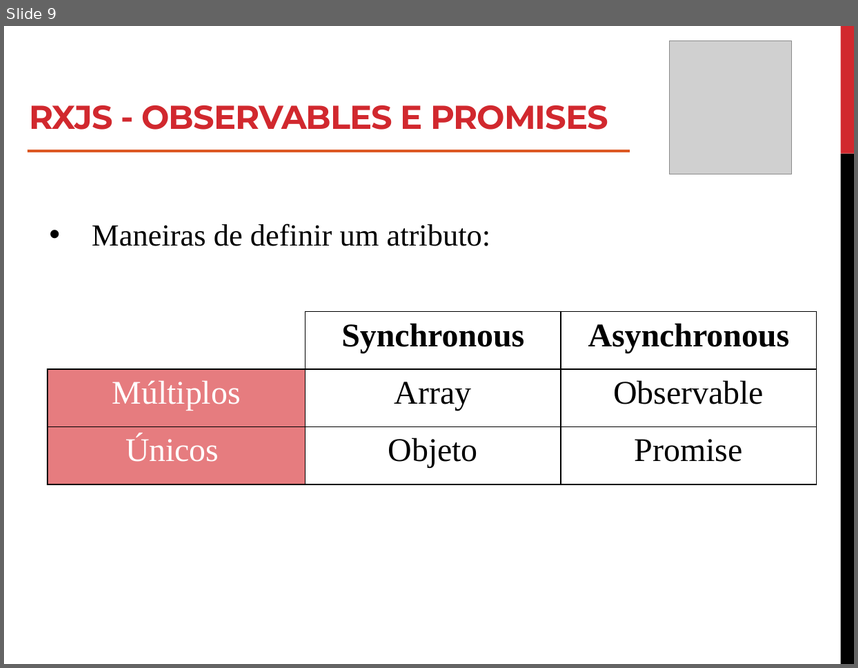
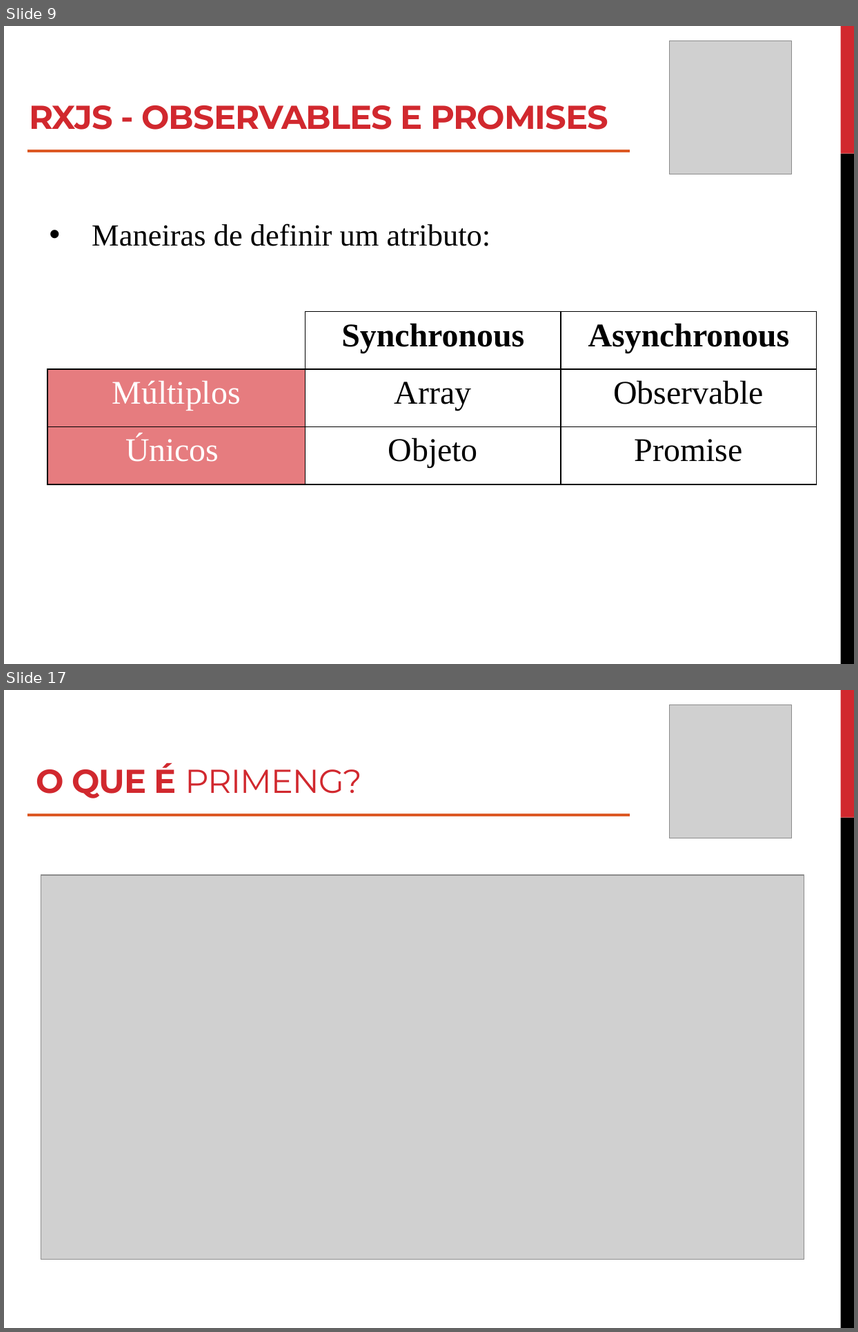
Before and after one commit to roney-amorim/angular-project, a slide deck: Apresentação/Módulo 2/Modulo 2.pptx. Shown one above the other, each under a label of ours: slide 9 before the commit, slides 9 and 17 after it; the slides between them are not shown. The pictures are 858x668 and 858x1332 pixels, drawn with LibreOffice and Linux fonts; fonts in the diff are those of the drawing; grey boxes stand for pictures. Boxes give left, top, right and bottom in pixels: in the first picture for what was removed or moved away, otherwise in the second. Text is boxed around its words. In the diff, an @@ line names an element or a change of style, - is before the commit and + after.

```diff
--- a/Apresentação/Módulo 2/Modulo 2.pptx
+++ b/Apresentação/Módulo 2/Modulo 2.pptx
@@ slide 17 added at bbox=[4, 690, 854, 1328], background #FFFFFF; not listed: 2 template elements that a slide beside it also shows @@
@@ picture added at bbox=[670, 705, 792, 839] @@
@@ title added at bbox=[36, 763, 362, 798], 28 pt, text #D1282E @@
+O QUE É PRIMENG?
@@ line added from (27, 815) to (630, 815), #DC5924 2.25 pt @@
@@ picture added at bbox=[41, 876, 804, 1259] @@
```
Also in this commit, not shown: 3 slides changed, 31 other slides added, 17 other files.
